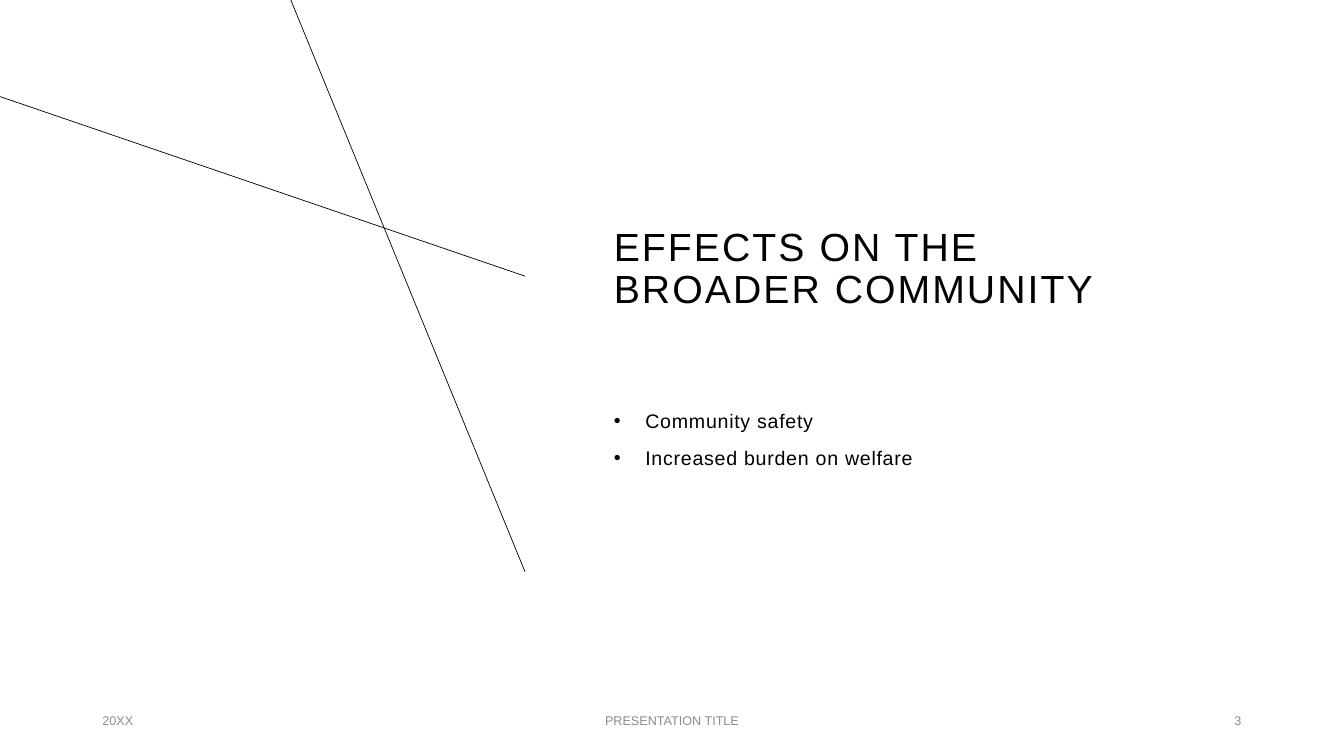
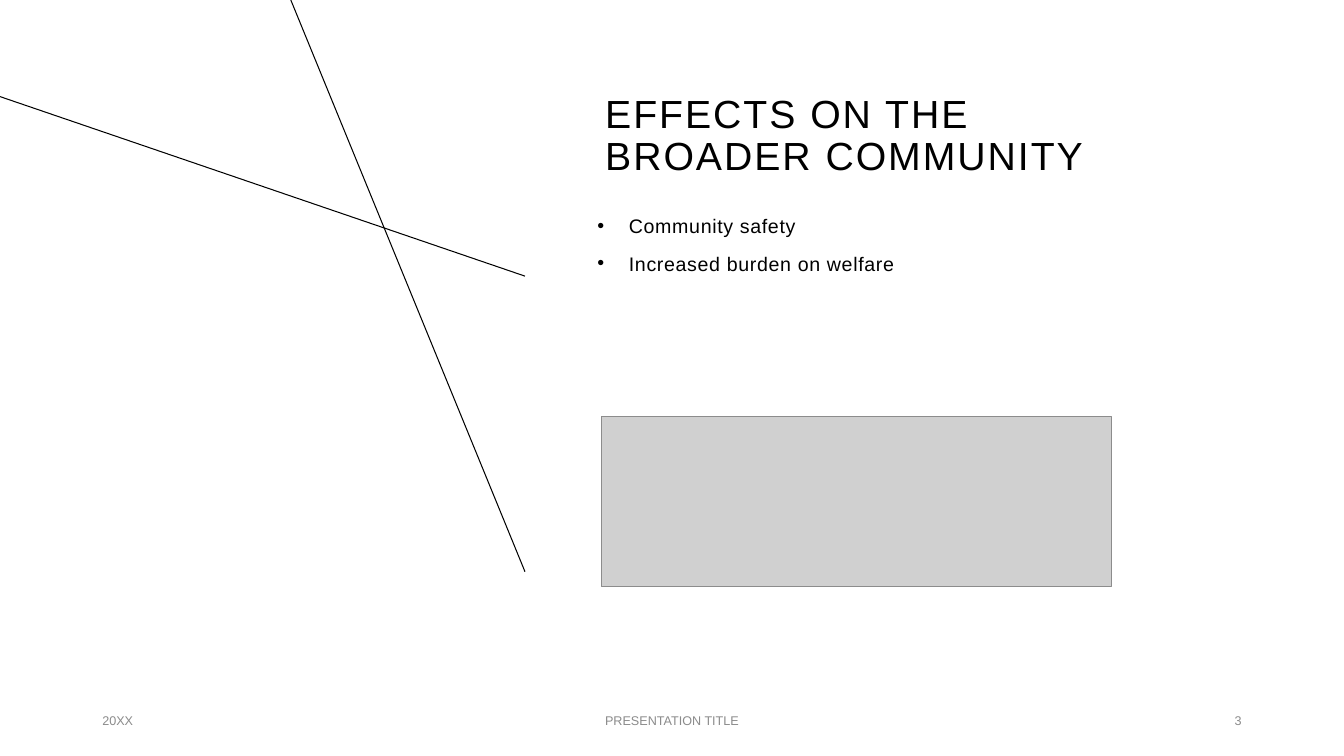
Before and after one commit to CrypticEntity/schoolwork9-10, a slide deck: slide 3 of Humanities/Geography/Homelessness.pptx. Drawn at 1344x756 pixels with LibreOffice and Linux fonts; fonts in the diff are those of the drawing; grey boxes stand for pictures. Boxes give left, top, right and bottom in pixels: in the first picture for what was removed or moved away, otherwise in the second. Text is boxed around its words. In the diff, an @@ line names an element or a change of style, - is before the commit and + after.

```diff
--- a/Humanities/Geography/Homelessness.pptx
+++ b/Humanities/Geography/Homelessness.pptx
@@ line (525, 572) - (291, 0): stroke #000000 0.5 pt to #000000 0.75 pt @@
@@ title "EFFECTS ON THE BROADER COMMUNITY": place and size @@
-title "EFFECTS ON THE BROADER COMMUNITY" at [614, 233, 1093, 304]
+title "EFFECTS ON THE BROADER COMMUNITY" at [605, 100, 1083, 171]
@@ title "EFFECTS ON THE BROADER COMMUNITY" at [605, 100, 1083, 171]: letter spacing 1.5 to 1.4 pt @@
@@ line (525, 276) - (0, 97): stroke #000000 0.5 pt to #000000 0.75 pt @@
@@ text "Community safety": place and size @@
-text "Community safety" at [645, 413, 912, 466]
+text "Community safety" at [629, 218, 894, 272]
@@ picture added at [601, 416, 1111, 587] @@
@@ text "PRESENTATION TITLE" at [605, 716, 739, 725]: text colour #8C8C8C to #8B8B8B @@
```
Also in this commit, not shown: 3 other slides changed, 1 slide added, 11 slides removed, 7 other files.
